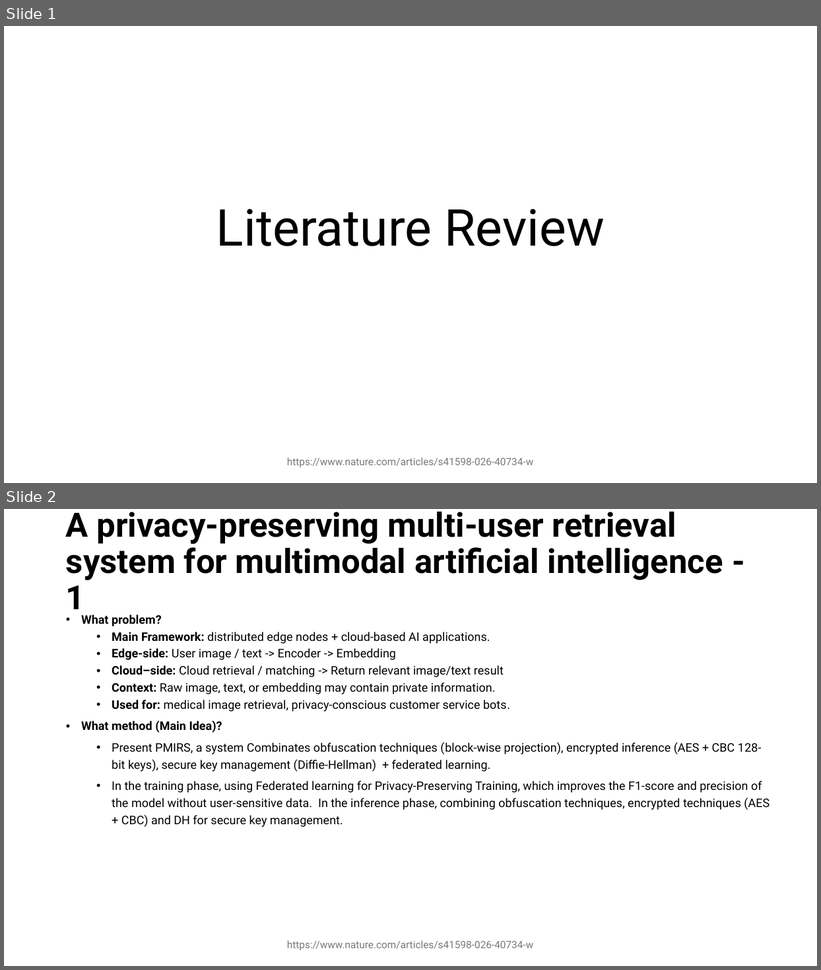
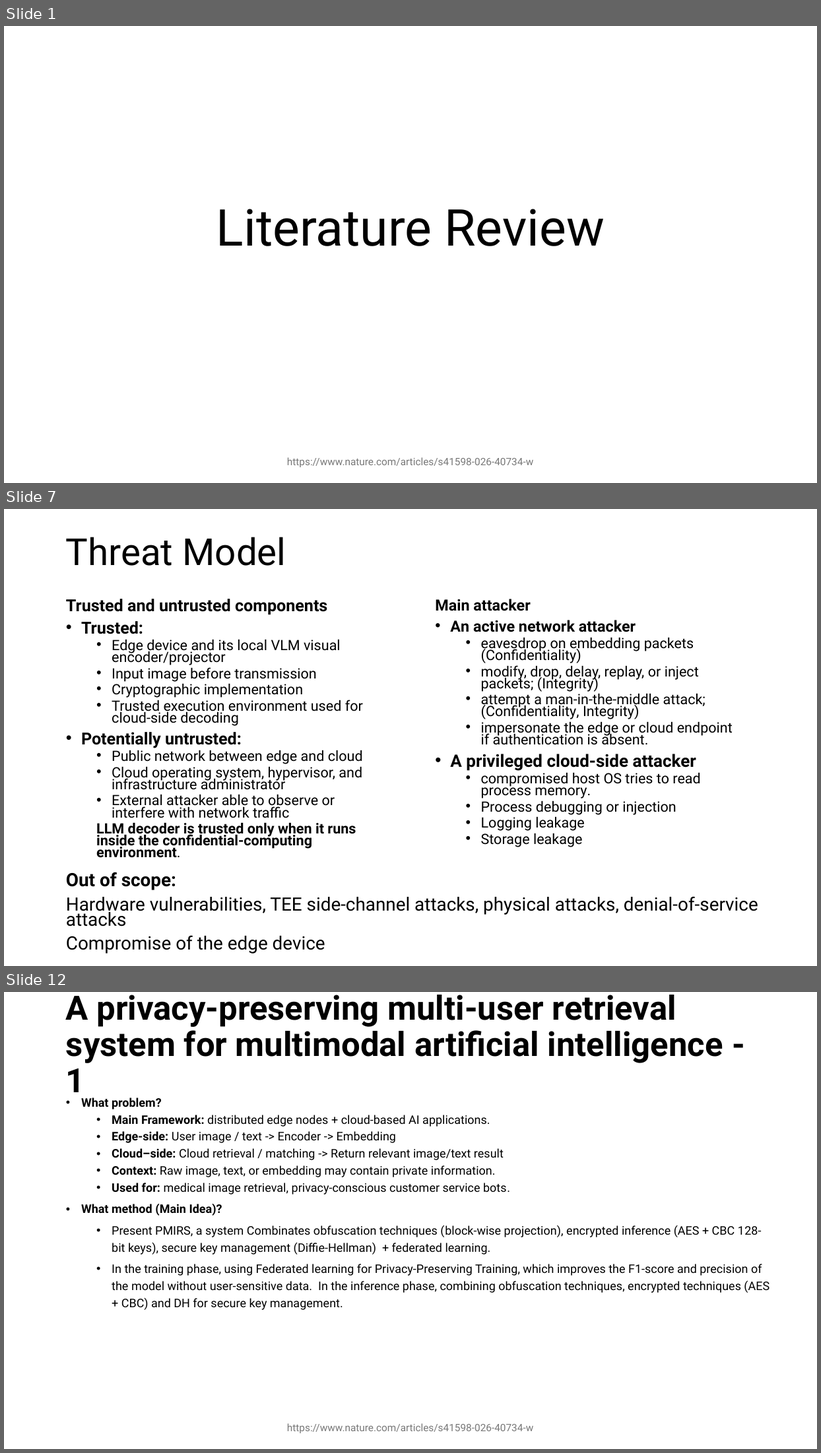
Before and after one commit to YMa10-ACS/CT5195-Master-capstone, a slide deck: Records/Literacture review.pptx. Shown one above the other, each under a label of ours: slides 1 and 2 before the commit, slides 1, 7 and 12 after it; the slides between them are not shown. The pictures are 821x970 and 821x1453 pixels, drawn with LibreOffice and Linux fonts; fonts in the diff are those of the drawing. Boxes give left, top, right and bottom in pixels: in the first picture for what was removed or moved away, otherwise in the second. Text is boxed around its words. In the diff, an @@ line names an element or a change of style, - is before the commit and + after.

```diff
--- a/Records/Literacture review.pptx
+++ b/Records/Literacture review.pptx
@@ slide 7 added at bbox=[4, 509, 817, 966], background #FFFFFF @@
@@ title added at bbox=[66, 537, 286, 566], 44 pt, text #000000 @@
+Threat Model
@@ text added at bbox=[66, 599, 363, 858], 16.8 pt, text #000000 @@
+Trusted and untrusted components
+• Trusted:
+  • Edge device and its local VLM visual encoder/projector
+  • Input image before transmission
+  • Cryptographic implementation
+  • Trusted execution environment used for cloud-side decoding
+• Potentially untrusted:
+  • Public network between edge and cloud
+  • Cloud operating system, hypervisor, and infrastructure administrator
+  • External attacker able to observe or interfere with network traffic
+  LLM decoder is trusted only when it runs inside the confidential-computing environment.
@@ text added at bbox=[435, 599, 733, 848], 16.8 pt, text #000000 @@
+Main attacker
+• An active network attacker
+  • eavesdrop on embedding packets (Confidentiality)
+  • modify, drop, delay, replay, or inject packets; (Integrity)
+  • attempt a man-in-the-middle attack; (Confidentiality, Integrity)
+  • impersonate the edge or cloud endpoint if authentication is absent.
+• A privileged cloud-side attacker
+  • compromised host OS tries to read process memory.
+  • Process debugging or injection
+  • Logging leakage
+  • Storage leakage
@@ text added at bbox=[66, 873, 758, 954], 21.7 pt, text #000000 @@
+Out of scope:
+Hardware vulnerabilities, TEE side-channel attacks, physical attacks, denial-of-service attacks
+Compromise of the edge device
@@ what was slide 2 is now slide 12 @@
```
Also in this commit, not shown: 1 slide changed, 8 other slides added, 3 slides removed, 7 other files.
